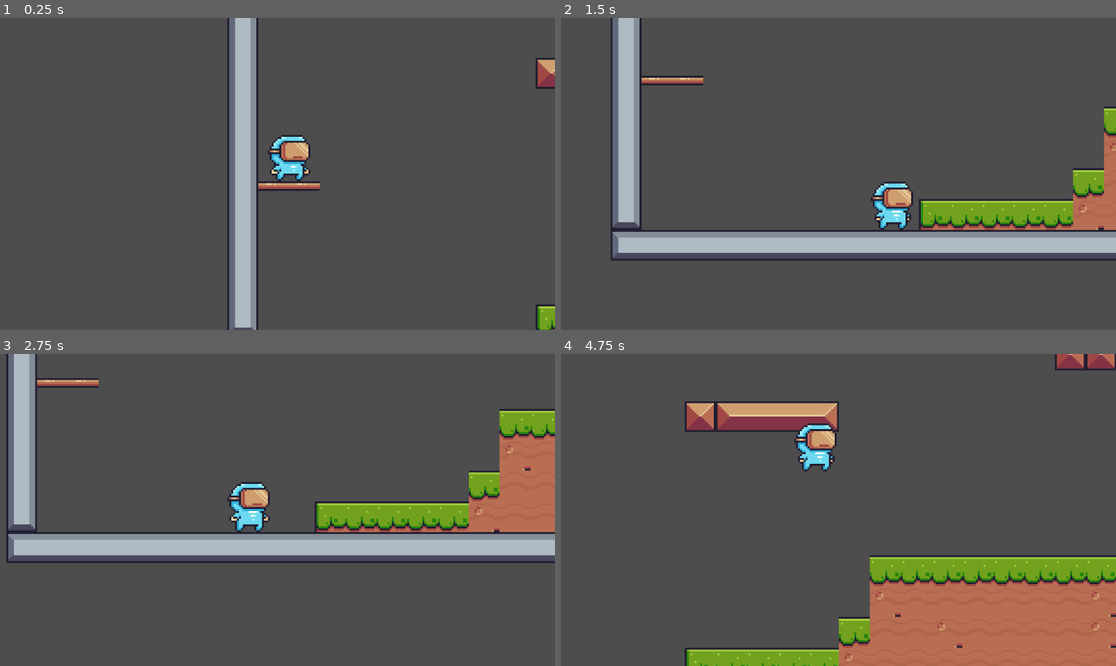
Above: before the commit, frames 1-4 (two rows, left to right).
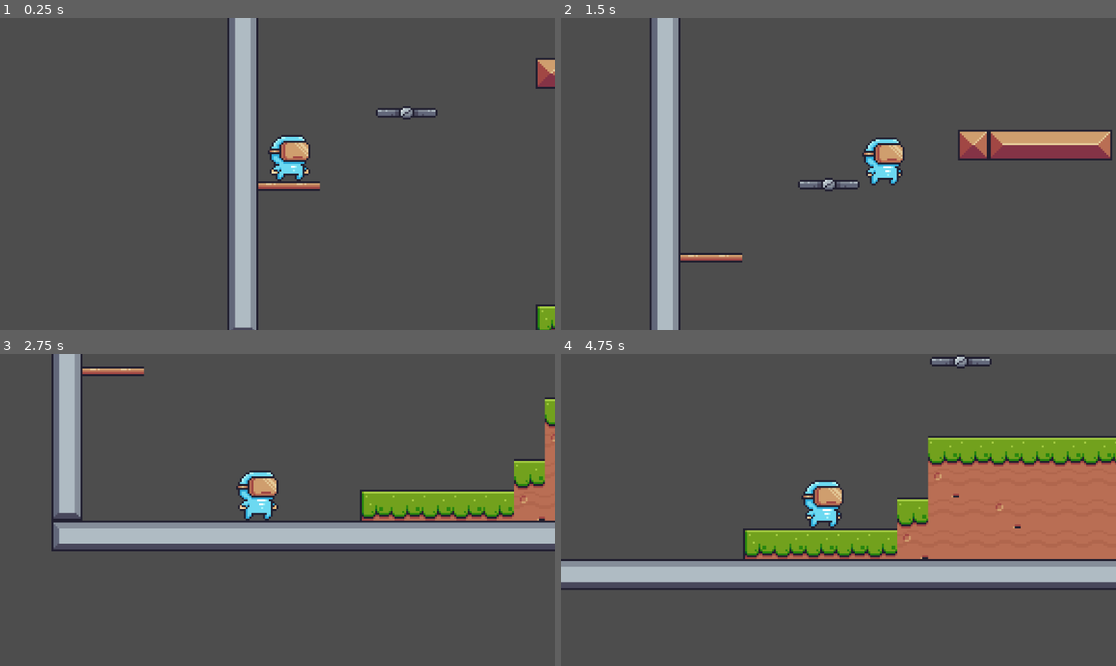
Above: after the commit, the same moments.

Repository: moaazkamel/lary-game
Game: Godot game, scene res://scenes/game.tscn
Same seed, same stepped clock (60 frames per second), same inputs: the game is played once before the commit and once after it.
Inputs:
- Up to frame 1 (0.25 s): no input
- Up to frame 2 (1.5 s): tap Enter (ui_accept) at 0.5, 0.77 s; hold Right (ui_right) from 0.53 s (still down); tap Alt at 0.6 s; tap Shift at 1.35 s
- Up to frame 3 (2.75 s): tap Enter (ui_accept) at 1.52 s; release Right (ui_right) at 2.03 s; hold Left (ui_left) from 2.03 s (still down); tap Alt at 2.1 s
- Up to frame 4 (4.75 s): release Left (ui_left) at 2.78 s; hold Right (ui_right) 2.78-4.28 s; tap Shift at 2.85, 4.35 s; tap Enter (ui_accept) at 3.02, 3.77, 4.52 s; tap Alt at 3.6 s; hold Left (ui_left) from 4.28 s (still down)

The runs differ from the first frame. In frame 1, 0.3% of the frame differs, in the area x 67-79%, y 28-33%; in frame 2, 25%; in frame 3, 23%; in frame 4, 45%, in the area x 0-100%, y 0-100%.

Commit message:
making platforms and animated platform

Diff:
--- a/scenes/game.tscn
+++ b/scenes/game.tscn
@@ -2,6 +2,7 @@
 
 [ext_resource type="PackedScene" uid="uid://bywhq65pdcni0" path="res://scenes/player.tscn" id="1_uwrxv"]
 [ext_resource type="Texture2D" uid="uid://befduus24c8nn" path="res://assets/Terrain/Terrain (16x16).png" id="2_yqjtg"]
+[ext_resource type="PackedScene" uid="uid://cxc6ai2wobky1" path="res://scenes/platform.tscn" id="3_lnu2h"]
 
 [sub_resource type="TileSetAtlasSource" id="TileSetAtlasSource_lnu2h"]
 texture = ExtResource("2_yqjtg")
@@ -259,6 +260,43 @@
 physics_layer_0/collision_layer = 1
 sources/1 = SubResource("TileSetAtlasSource_lnu2h")
 
+[sub_resource type="Animation" id="Animation_lnu2h"]
+length = 0.001
+tracks/0/type = "value"
+tracks/0/imported = false
+tracks/0/enabled = true
+tracks/0/path = NodePath(".:position")
+tracks/0/interp = 1
+tracks/0/loop_wrap = true
+tracks/0/keys = {
+"times": PackedFloat32Array(0),
+"transitions": PackedFloat32Array(1),
+"update": 0,
+"values": [Vector2(226, -65)]
+}
+
+[sub_resource type="Animation" id="Animation_lbhrr"]
+resource_name = "move"
+loop_mode = 2
+tracks/0/type = "value"
+tracks/0/imported = false
+tracks/0/enabled = true
+tracks/0/path = NodePath(".:position")
+tracks/0/interp = 1
+tracks/0/loop_wrap = true
+tracks/0/keys = {
+"times": PackedFloat32Array(0, 1),
+"transitions": PackedFloat32Array(1, 1),
+"update": 0,
+"values": [Vector2(226, -65), Vector2(302, -65)]
+}
+
+[sub_resource type="AnimationLibrary" id="AnimationLibrary_iywne"]
+_data = {
+&"RESET": SubResource("Animation_lnu2h"),
+&"move": SubResource("Animation_lbhrr")
+}
+
 [node name="game" type="Node2D" unique_id=1006008415]
 
 [node name="TileMap" type="TileMap" parent="." unique_id=1492415639]
@@ -267,9 +305,23 @@
 layer_0/tile_data = PackedInt32Array(458750, 786433, 4, 458751, 851969, 4, 393216, 851969, 4, 393217, 851969, 4, 393218 …(3246 unchanged characters)…
 
 [node name="Player" parent="." unique_id=1545934838 instance=ExtResource("1_uwrxv")]
+z_index = 5
 position = Vector2(0, 14)
 
 [node name="Camera2D" type="Camera2D" parent="Player" unique_id=1121201419]
 position = Vector2(-6, -3)
 zoom = Vector2(4, 4)
 position_smoothing_enabled = true
+
+[node name="platform" parent="." unique_id=1335574063 instance=ExtResource("3_lnu2h")]
+position = Vector2(61, -20)
+
+[node name="platform2" parent="." unique_id=27198322 instance=ExtResource("3_lnu2h")]
+position = Vector2(241, -7)
+
+[node name="platform3" parent="." unique_id=88134921 instance=ExtResource("3_lnu2h")]
+position = Vector2(226, -65)
+
+[node name="AnimationPlayer" type="AnimationPlayer" parent="platform3" unique_id=5160878]
+libraries/ = SubResource("AnimationLibrary_iywne")
+autoplay = &"move"
--- /dev/null
+++ b/scenes/platform.tscn
@@ -0,0 +1,16 @@
+[gd_scene format=3 uid="uid://cxc6ai2wobky1"]
+
+[ext_resource type="Texture2D" uid="uid://byicr5qosfad3" path="res://assets/Traps/Platforms/Grey Off.png" id="1_ba0x2"]
+
+[sub_resource type="RectangleShape2D" id="RectangleShape2D_nlgqw"]
+size = Vector2(32, 7)
+
+[node name="platform" type="AnimatableBody2D" unique_id=1335574063]
+
+[node name="Sprite2D" type="Sprite2D" parent="." unique_id=992614815]
+texture = ExtResource("1_ba0x2")
+
+[node name="CollisionShape2D" type="CollisionShape2D" parent="." unique_id=783510404]
+position = Vector2(0, 0.5)
+shape = SubResource("RectangleShape2D_nlgqw")
+one_way_collision = true
--- a/scripts/player.gd
+++ b/scripts/player.gd
@@ -1,7 +1,7 @@
 extends CharacterBody2D
 
 
-const SPEED = 120.0
+const SPEED = 95.0
 const JUMP_VELOCITY = -300.0
 
 
